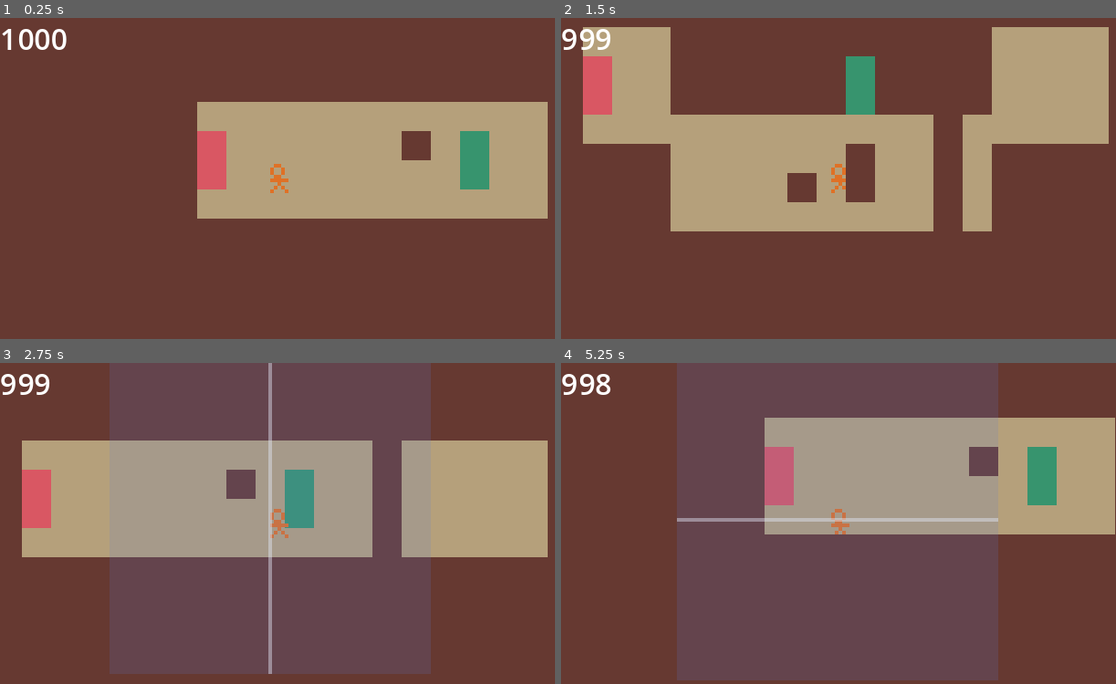
Above: before the commit, frames 1-4 (two rows, left to right).
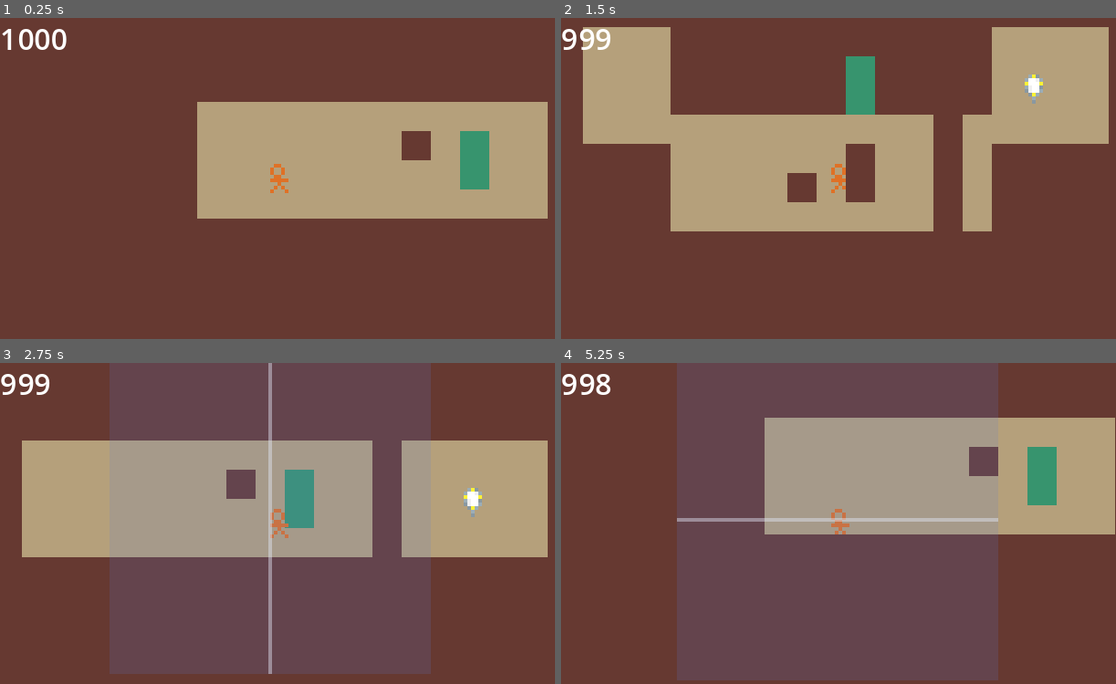
Above: after the commit, the same moments.

Repository: Medow3/Occulant
Game: Godot game, scene res://src/main.tscn
Same seed, same stepped clock (60 frames per second), same inputs: the game is played once before the commit and once after it. The engine's default icon, where the game draws it, is replaced by a stand-in: a white triangle on a blue panel in a dark square.
Inputs (mouse positions are in pixels of both pictures, inside the frame that each line leads up to):
- Up to frame 1 (0.25 s): no input
- Up to frame 2 (1.5 s): tap Enter at 0.5 s; move the mouse to (960, 162) at 0.52 s; hold D (Right) 0.53-1.28 s; click (960, 162) at 0.6 s; move the mouse to (727, 194) at 1.27 s; hold S (Down) from 1.28 s (still down); click (727, 194) at 1.35 s
- Up to frame 3 (2.75 s): tap R (Reset) at 2 s; move the mouse to (333, 452) at 2.02 s; release S (Down) at 2.03 s; hold D (Right) from 2.03 s (still down); click (333, 452) at 2.1 s
- Up to frame 4 (5.25 s): move the mouse to (810, 587) at 2.77 s; release D (Right) at 2.78 s; hold W (Up) 2.78-3.53 s; click (810, 587) at 2.85 s; tap R (Reset) at 3.5, 4.25, 5 s; move the mouse to (1005, 571) at 3.52 s; hold A (Left) 3.53-5.03 s; click (1005, 571) at 3.6 s; move the mouse to (672, 475) at 4.27 s; click (672, 475) at 4.35 s; move the mouse to (866, 523) at 5.02 s; hold S (Down) from 5.03 s (still down); click (866, 523) at 5.1 s

The runs differ from the first frame. In frame 1, 1.0% of the frame differs, in the area x 35-41%, y 35-54%; in frame 2, 1.2%, in the area x 3-87%, y 11-31%; in frame 3, 1.2%; in frame 4, 1.0%.

Commit message:
Add mirror pickup item

Diff:
--- /dev/null
+++ b/src/items/mirror_item.gd
@@ -0,0 +1,8 @@
+class_name MirrorItem extends Area2D
+
+
+
+func _on_body_entered(body):
+	if body is Player:
+		GameManager.pickup_mirror()
+		queue_free()
--- /dev/null
+++ b/src/items/mirror_item.tscn
@@ -0,0 +1,19 @@
+[gd_scene load_steps=4 format=3 uid="uid://6l4kyu3if6qv"]
+
+[ext_resource type="Script" path="res://src/items/mirror_item.gd" id="1_pf2gv"]
+[ext_resource type="Texture2D" uid="uid://cs7vv2vnxw2l6" path="res://assets/art/items/mirror_item.png" id="1_qrjce"]
+
+[sub_resource type="CircleShape2D" id="CircleShape2D_lq3mo"]
+radius = 5.0
+
+[node name="MirrorItem" type="Area2D"]
+z_index = 1
+script = ExtResource("1_pf2gv")
+
+[node name="CollisionShape2D" type="CollisionShape2D" parent="."]
+shape = SubResource("CircleShape2D_lq3mo")
+
+[node name="Sprite2D" type="Sprite2D" parent="."]
+texture = ExtResource("1_qrjce")
+
+[connection signal="body_entered" from="." to="." method="_on_body_entered"]
--- a/src/main.tscn
+++ b/src/main.tscn
@@ -1,7 +1,8 @@
-[gd_scene load_steps=5 format=3 uid="uid://b86gw6knhbfx7"]
+[gd_scene load_steps=6 format=3 uid="uid://b86gw6knhbfx7"]
 
 [ext_resource type="Texture2D" uid="uid://bnyjr2nrf4stc" path="res://assets/art/tilesets/temp_tilemap.png" id="1_rm5yv"]
 [ext_resource type="PackedScene" uid="uid://cdpcdj7s5841v" path="res://src/player/player.tscn" id="2_fvg6g"]
+[ext_resource type="PackedScene" uid="uid://6l4kyu3if6qv" path="res://src/items/mirror_item.tscn" id="3_rg707"]
 
 [sub_resource type="TileSetAtlasSource" id="TileSetAtlasSource_enrah"]
 texture = ExtResource("1_rm5yv")
@@ -41,7 +42,7 @@
 tile_set = SubResource("TileSet_a8485")
 format = 2
 layer_0/name = "main"
-layer_0/tile_data = PackedInt32Array(65535, 0, 0, 393215, 0, …(31339 unchanged characters)…  0, 0, 458760, 0, 0, 393224, 0, 0, 131072, 65536, 1, 196608, 65536, 1, 131079, 0, 0, 131081, 0, 1, 196617, 0, 1)
+layer_0/tile_data = PackedInt32Array(65535, 0, 0, 393215, 0, …(31339 unchanged characters)…  0, 0, 458760, 0, 0, 393224, 0, 0, 131079, 0, 0, 131081, 0, 1, 196617, 0, 1)
 
 [node name="Player" parent="." node_paths=PackedStringArray("tilemap") instance=ExtResource("2_fvg6g")]
 position = Vector2(22, 29)
@@ -51,3 +52,6 @@
 z_index = -1
 color = Color(0.709804, 0.627451, 0.482353, 1)
 polygon = PackedVector2Array(-569, -518, 857, -522, 855, 783, -561, 758)
+
+[node name="MirrorItem" parent="." instance=ExtResource("3_rg707")]
+position = Vector2(124, 25)
Binary file added: assets/art/items/mirror_item.png
Not shown, added: assets/art/items/mirror_item.png.import
